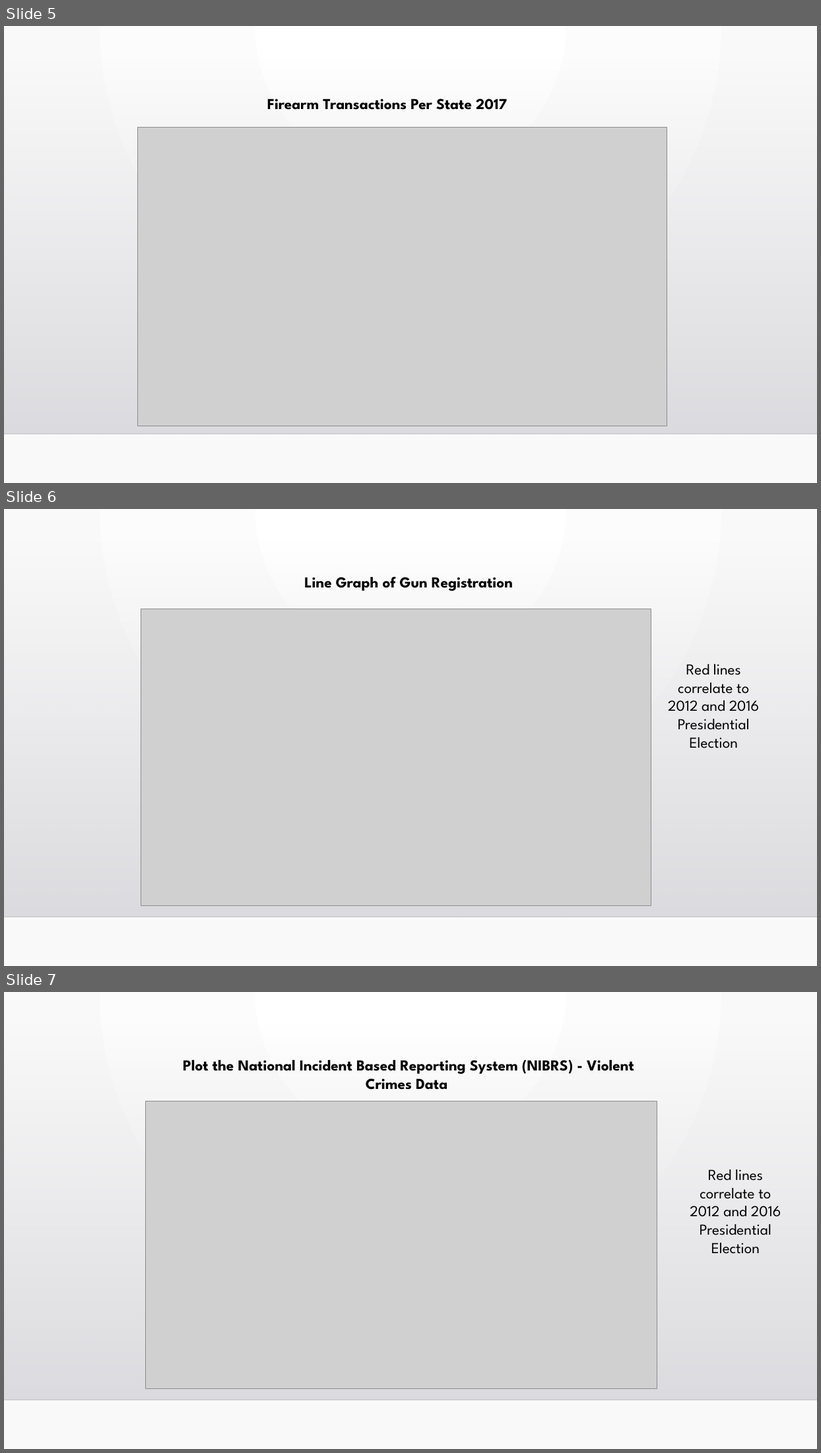
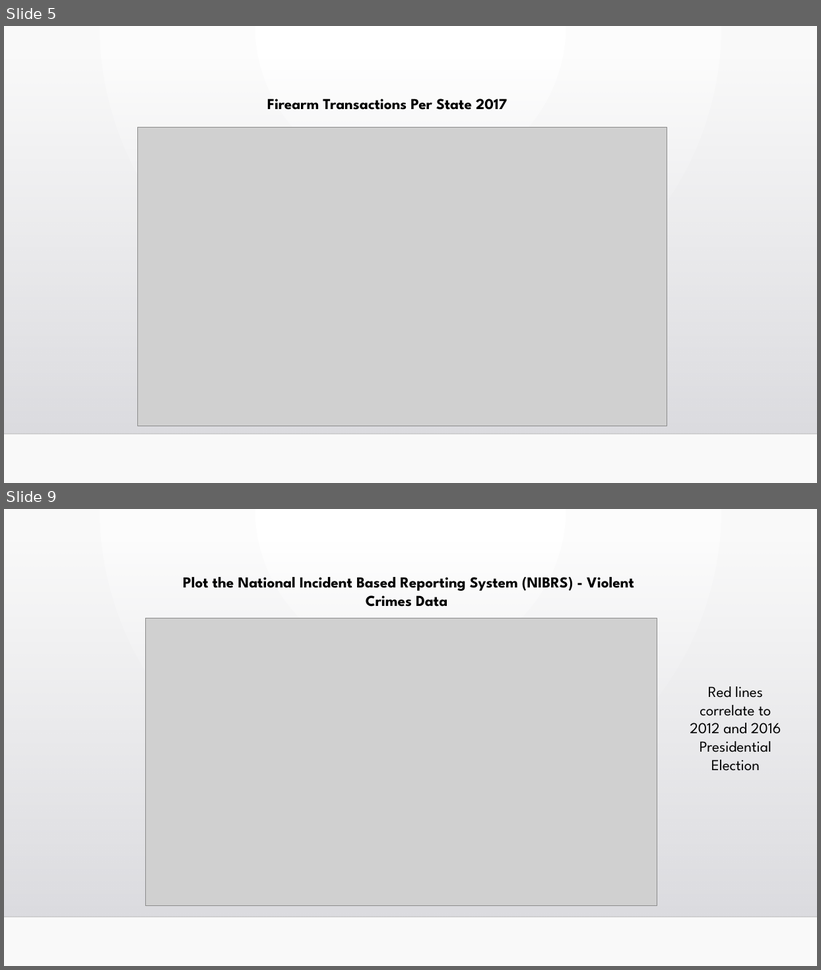
Before and after one commit to vabigdatamover/dream-team, a slide deck: Firearm Registration correlated to state_0725.pptx. Shown one above the other, each under a label of ours: slides 5, 6 and 7 before the commit, slides 5 and 9 after it; the slides between them are not shown. The pictures are 821x1453 and 821x970 pixels, drawn with LibreOffice and Linux fonts; fonts in the diff are those of the drawing; grey boxes stand for pictures; background and template pictures are left out. Boxes give left, top, right and bottom in pixels: in the first picture for what was removed or moved away, otherwise in the second. Text is boxed around its words. In the diff, an @@ line names an element or a change of style, - is before the commit and + after.

```diff
--- a/Firearm Registration correlated to state_0725.pptx
+++ b/Firearm Registration correlated to state_0725.pptx
@@ slide 6 removed at (4,509,817,966), background gradient #FFFFFF to #FAFAFA; not listed: 2 template elements that a slide beside it also shows @@
@@ text removed at (304,577,513,591) @@
-Line Graph of Gun Registration
@@ picture removed at (141,609,651,906) @@
@@ text removed at (668,664,760,749) @@
-Red lines correlate to 2012 and 2016 Presidential Election
@@ what was slide 7 is now slide 9 @@
```
Also in this commit, not shown: 2 slides changed, 4 slides added, 1 other file.
